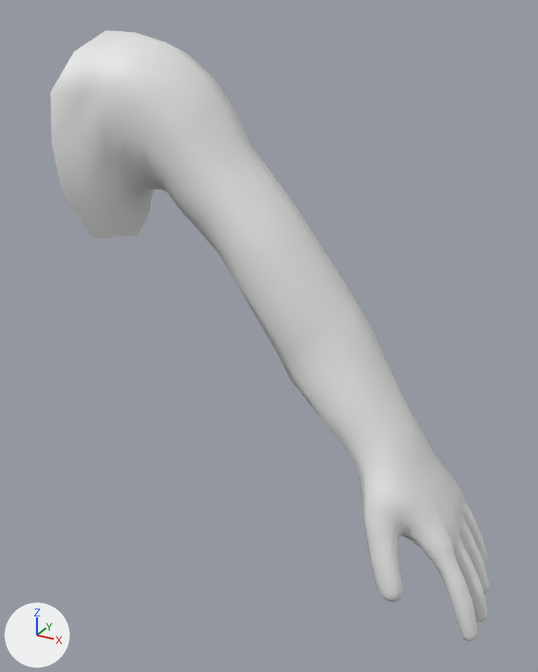
What one commit did to the Blender file Bodies/Bodies_Human/Bodies_Human_Males/Body_Human_Male_Normal/Body_Human_Male_Normal_ArmLeft.blend.
Rendered twice from a camera (50 mm lens) standing at (0.779, -0.738, 1.51) and looking at (0.376, -0.006, 1.144). Every picture has the same lights, and +X, +Y and +Z are marked at lower left. The picture after the commit comes second.

Objects in the first picture: 'Body_Human_Male_Normal_ArmLeft'.
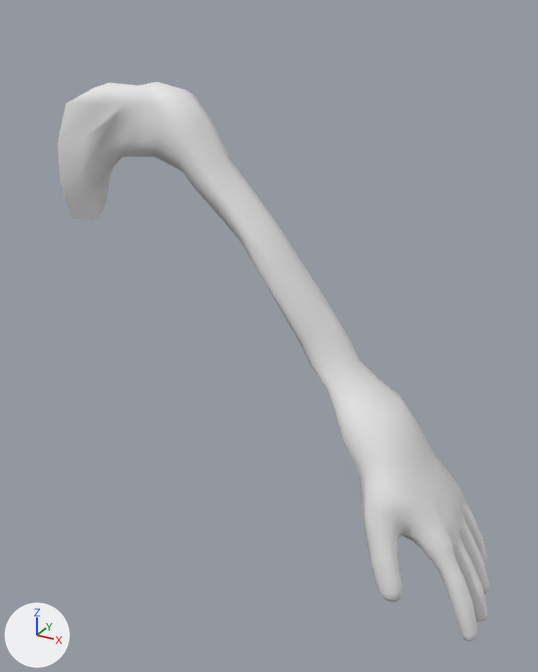
The newer file adds a shape key; the second version is drawn at full value of the shape key 'BlendShape_Sleeves_Default' of 'Body_Human_Male_Normal_ArmLeft', and the change is written as the vertex moves it makes.

Edits to the scene script, one JSON object a line:
```json
{"block": "me_body_human_male_normal_armleft", "where": "# used by ob_body_human_male_normal_armleft; location = (0.0, 0.0, 0.0)"}
{"op": "remove", "block": "me_body_human_male_normal_armleft", "code": "me_body_human_male_normal_armleft.from_pydata(...)  # 765 vertices, 809 faces; spans x 0.13..0.676, y -0.091..0.102, z 0.821..1.487"}
{"op": "add", "block": "me_body_human_male_normal_armleft", "code": "me_body_human_male_normal_armleft.from_pydata(...)  # 765 vertices, 809 faces; spans x 0.099..0.676, y -0.091..0.09, z 0.821..1.431"}
{"block": "me_body_human_male_normal_armleft", "change": "me_body_human_male_normal_armleft part 1: 197 of 765 vertices moved; they spanned x 0.13..0.54, y -0.091..0.102, z 1.028..1.487 and now span x 0.099..0.537, y -0.049..0.066, z 1.03..1.431; mean shift (-0.007, -0.001, -0.001); largest move (0.178, -0.048, 1.277) -> (0.122, -0.028, 1.289)"}
```

Changed parts and their boxes [x1, y1, x2, y2] in the pictures (538 x 672 px; the box of a moved part takes in the faces that stretch with it):
```json
{"object": "Body_Human_Male_Normal_ArmLeft", "change": "reshaped", "before": [51, 30, 490, 642], "after": [57, 82, 490, 642], "on screen": "8% shorter"}
{"part": 1, "of": "me_body_human_male_normal_armleft", "change": "moved or reshaped", "before": [51, 30, 408, 452], "after": [57, 82, 406, 452]}
```
